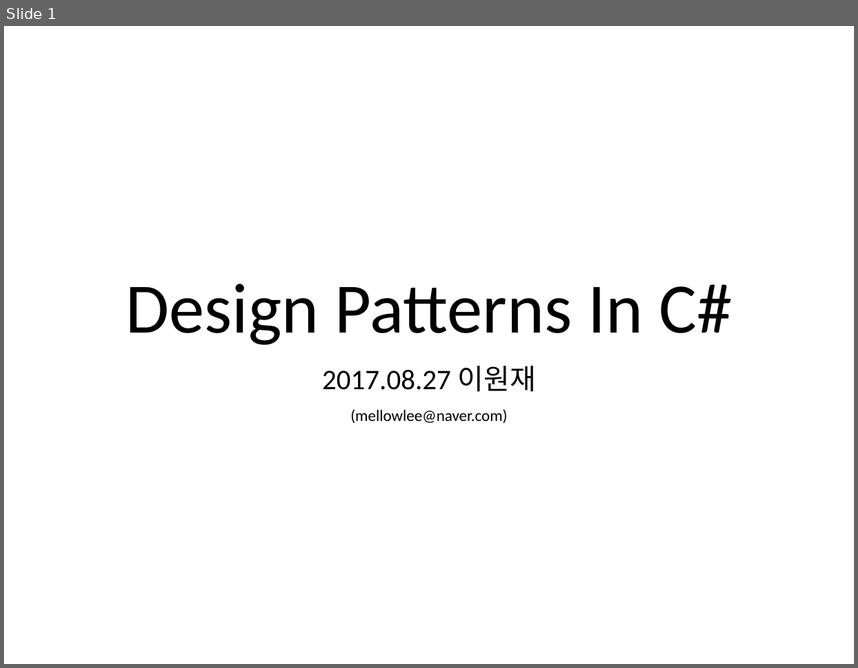
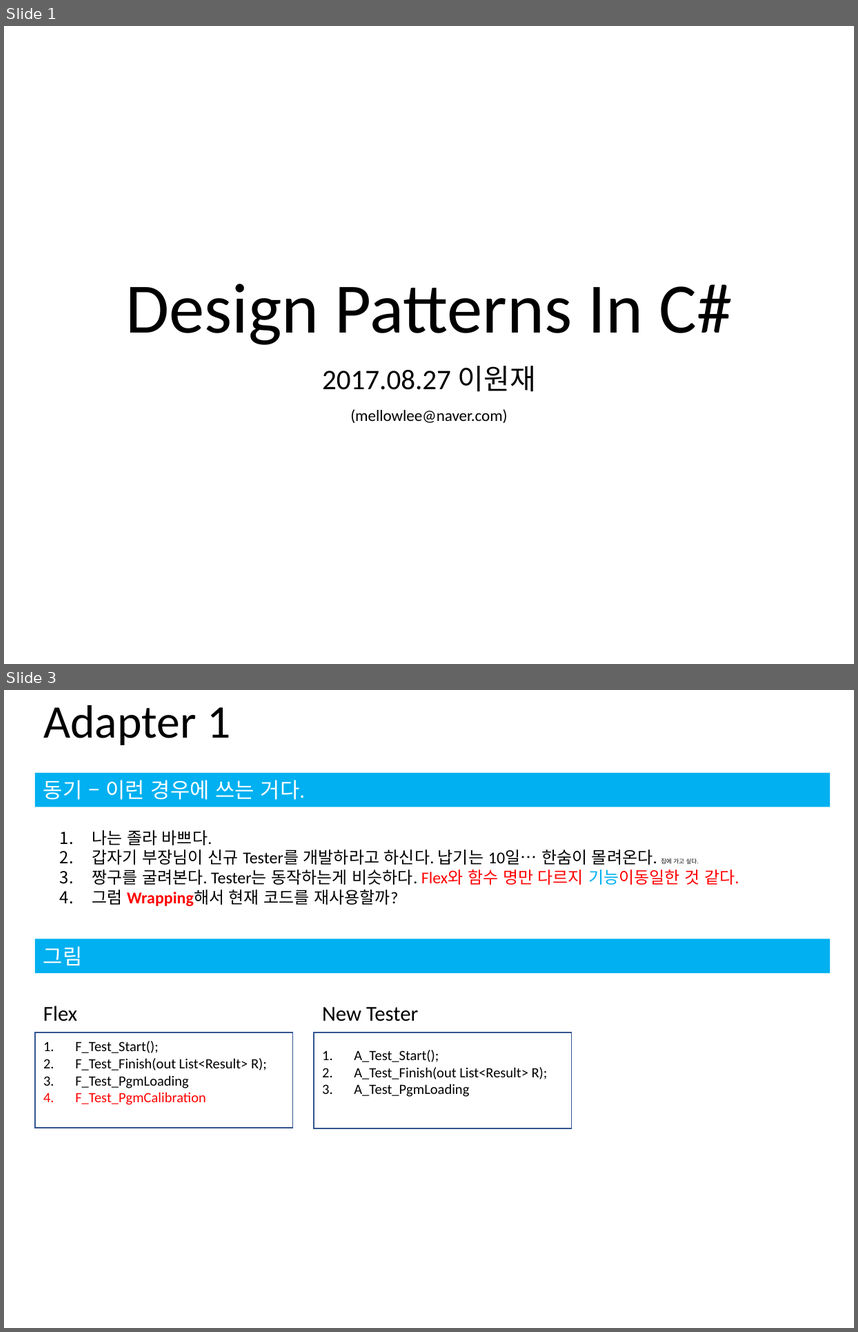
Before and after one commit to yiwonjae/Project_DesignPatternsInCSharp, a slide deck: Designpattern정리.pptx. Shown one above the other, each under a label of ours: slide 1 before the commit, slides 1 and 3 after it; the slides between them are not shown. The pictures are 858x668 and 858x1332 pixels, drawn with LibreOffice and Linux fonts; fonts in the diff are those of the drawing. Boxes give left, top, right and bottom in pixels: in the first picture for what was removed or moved away, otherwise in the second. Text is boxed around its words. In the diff, an @@ line names an element or a change of style, - is before the commit and + after.

```diff
--- a/Designpattern정리.pptx
+++ b/Designpattern정리.pptx
@@ slide 3 added at (4,690,854,1328), background #FFFFFF @@
@@ title added at (43,705,230,745), 39.6 pt, text #000000 @@
+Adapter 1
@@ rectangle added at (34,773,829,807), fill #00B0F0, 18 pt, text #FFFFFF @@
+동기 – 이런 경우에 쓰는 거다.
@@ text added at (92,830,739,906), 14 pt, text #000000 @@
+1. 나는 졸라 바쁘다.
+2. 갑자기 부장님이 신규 Tester를 개발하라고 하신다. 납기는 10일… 한숨이 몰려온다. 집에 가고 싶다.
+3. 짱구를 굴려본다. Tester는 동작하는게 비슷하다. Flex와 함수 명만 다르지 기능이동일한 것 같다.
+4. 그럼 Wrapping해서 현재 코드를 재사용할까?
@@ rectangle added at (34,939,829,973), fill #00B0F0, 18 pt, text #FFFFFF @@
+그림
@@ text added at (43,1005,77,1021), 18 pt, text #000000 @@
+Flex
@@ text added at (322,1007,418,1021), 18 pt, text #000000 @@
+New Tester
@@ rectangle added at (34,1032,292,1127), outline #325491 1 pt, 12 pt, text #000000 @@
+1. F_Test_Start();
+2. F_Test_Finish(out List<Result> R);
+3. F_Test_PgmLoading
+4. F_Test_PgmCalibration
@@ rectangle added at (313,1032,571,1129), outline #325491 1 pt, 12 pt, text #000000 @@
+1. A_Test_Start();
+2. A_Test_Finish(out List<Result> R);
+3. A_Test_PgmLoading
```
Also in this commit, not shown: 1 slide changed, 4 other slides added, 2 slides removed, 5 other files.
